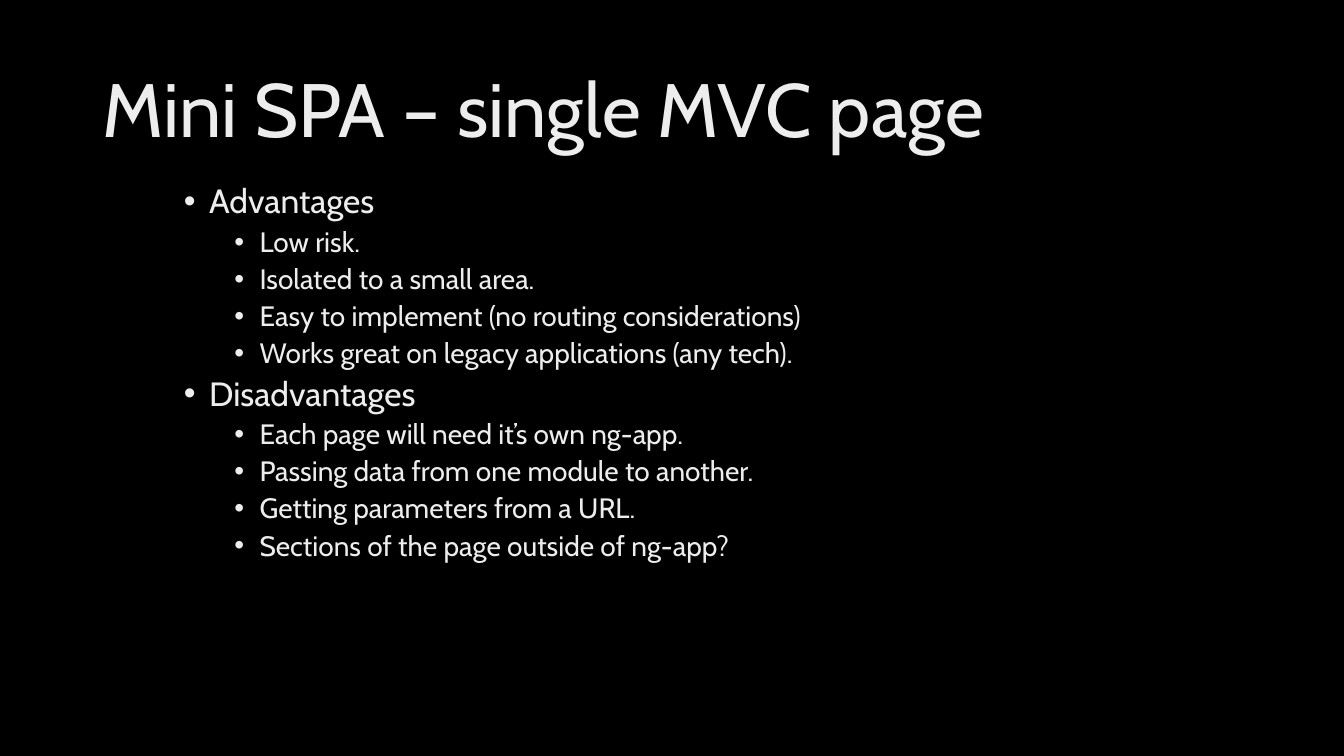
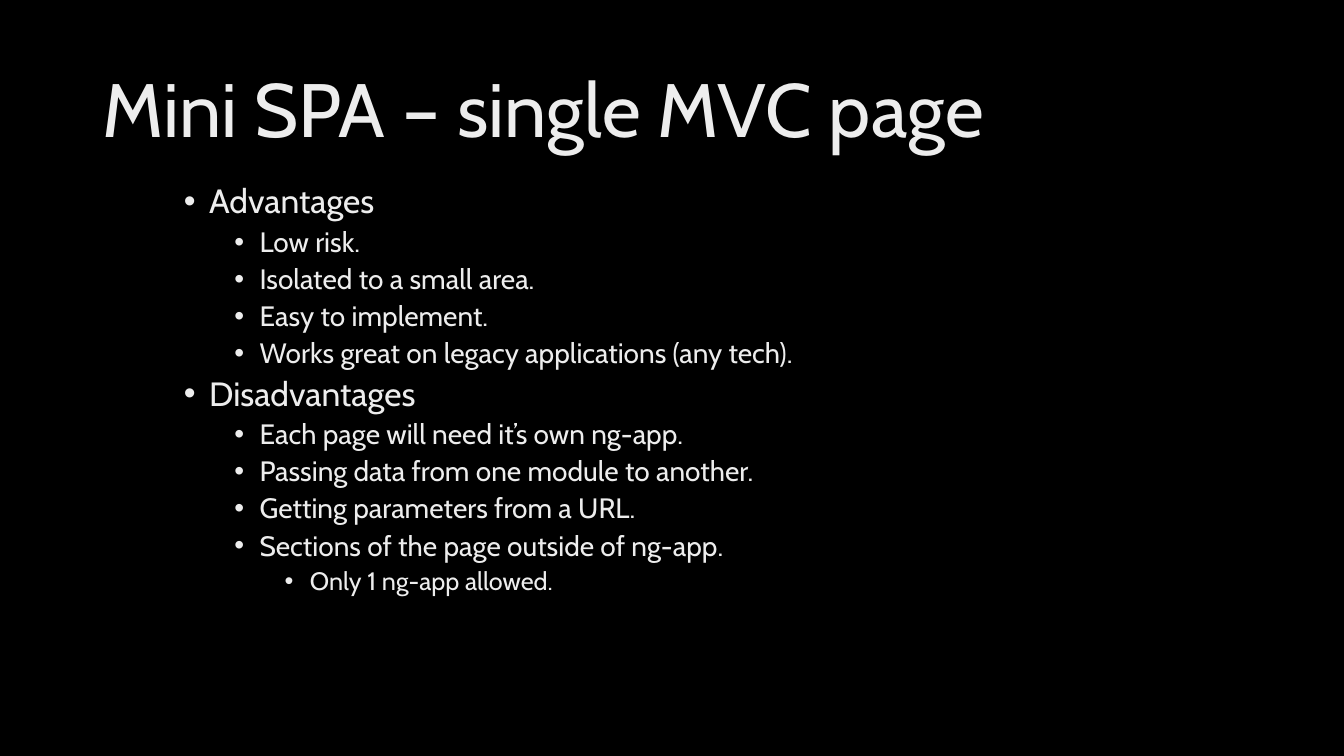
Before and after one commit to ryanlangton/angularjs-mvc, a slide deck: slide 25 of AngularJSdotNet.pptx (slide 22 before the commit). Drawn at 1344x756 pixels with LibreOffice and Linux fonts; fonts in the diff are those of the drawing; background and template pictures are left out. Boxes give left, top, right and bottom in pixels: in the first picture for what was removed or moved away, otherwise in the second. Text is boxed around its words. In the diff, an @@ line names an element or a change of style, - is before the commit and + after.

```diff
--- a/AngularJSdotNet.pptx
+++ b/AngularJSdotNet.pptx
@@ text at (260,305,489,333): text changed @@
-    • Easy to implement (no routing considerations)
+    • Easy to implement.
@@ text at (260,535,723,597): text changed @@
-    • Sections of the page outside of ng-app?
+    • Sections of the page outside of ng-app.
+      • Only 1 ng-app allowed.
```
Also in this commit, not shown: 16 other slides changed, 9 slides added, 5 slides removed, 26 other files.
